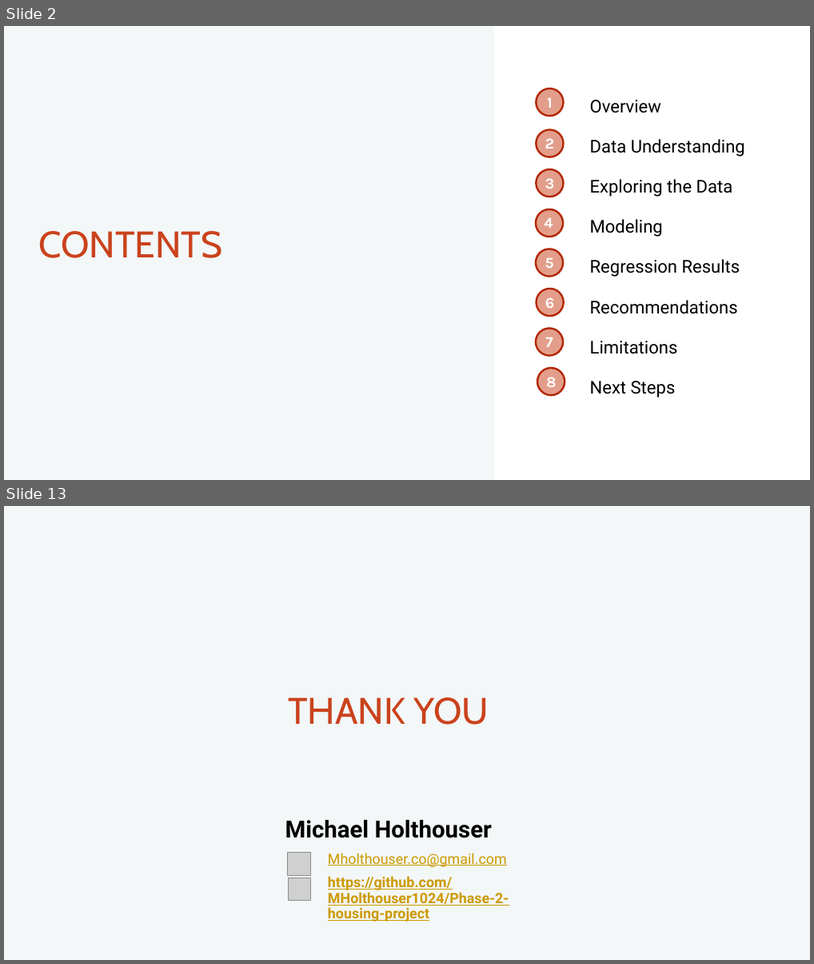
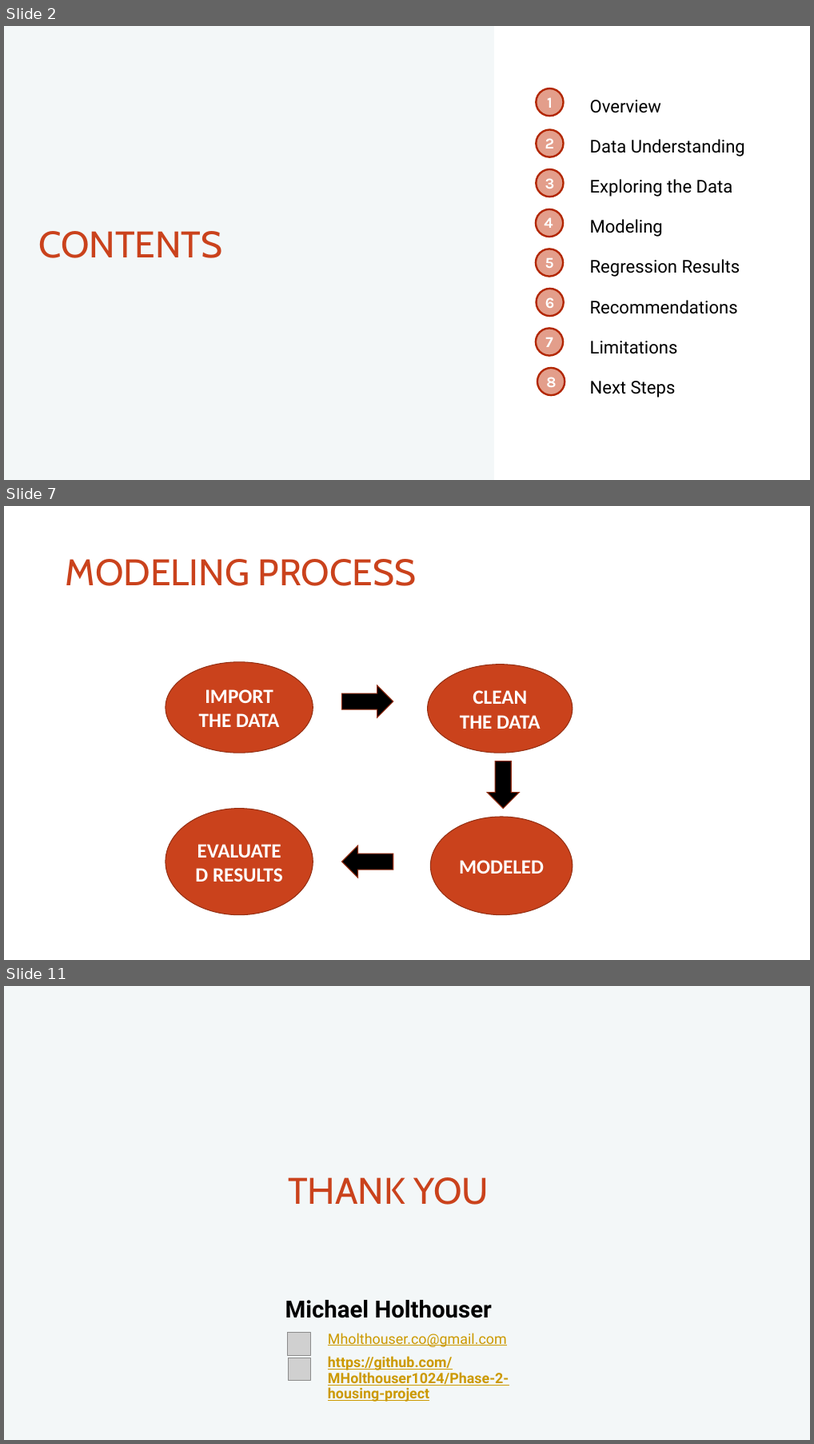
Before and after one commit to MHolthouser1024/Phase-2-housing-project, a slide deck: Presentation.pptx. Shown one above the other, each under a label of ours: slides 2 and 13 before the commit, slides 2, 7 and 11 after it; the slides between them are not shown. The pictures are 814x964 and 814x1444 pixels, drawn with LibreOffice and Linux fonts; fonts in the diff are those of the drawing; grey boxes stand for pictures. Boxes give left, top, right and bottom in pixels: in the first picture for what was removed or moved away, otherwise in the second. Text is boxed around its words. In the diff, an @@ line names an element or a change of style, - is before the commit and + after.

```diff
--- a/Presentation.pptx
+++ b/Presentation.pptx
@@ slide 7 added at <box>4,506,810,960</box>, background #FFFFFF @@
@@ title added at <box>66,559,417,586</box>, 44 pt, text #CA421C @@
+MODELING PROCESS
@@ ellipse added at <box>166,662,313,753</box>, fill #CA421C, outline #953115 1 pt, 24 pt, text #FFFFFF, bold @@
+IMPORT THE DATA
@@ ellipse added at <box>428,664,574,753</box>, fill #CA421C, outline #953115 1 pt, 24 pt, text #FFFFFF, bold @@
+CLEAN THE DATA
@@ right arrow added at <box>342,685,394,717</box>, fill #000000, outline #953115 1 pt @@
@@ down arrow added at <box>487,760,519,808</box>, fill #000000, outline #953115 1 pt @@
@@ ellipse added at <box>166,808,313,914</box>, fill #CA421C, outline #953115 1 pt, 24 pt, text #FFFFFF, bold @@
+EVALUATED RESULTS
@@ ellipse added at <box>430,816,573,914</box>, fill #CA421C, outline #953115 1 pt, 24 pt, text #FFFFFF, bold @@
+MODELED
@@ left arrow added at <box>342,845,394,877</box>, fill #000000, outline #953115 1 pt @@
@@ what was slide 13 is now slide 11 @@
```
Also in this commit, not shown: 4 slides changed, 3 other slides added, 6 slides removed.
